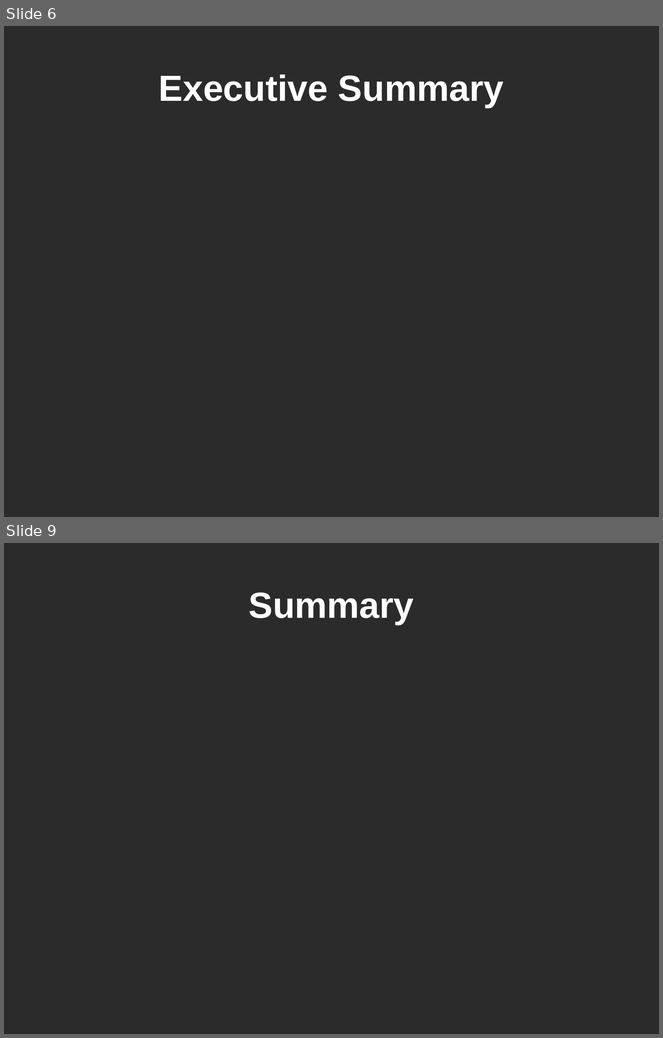
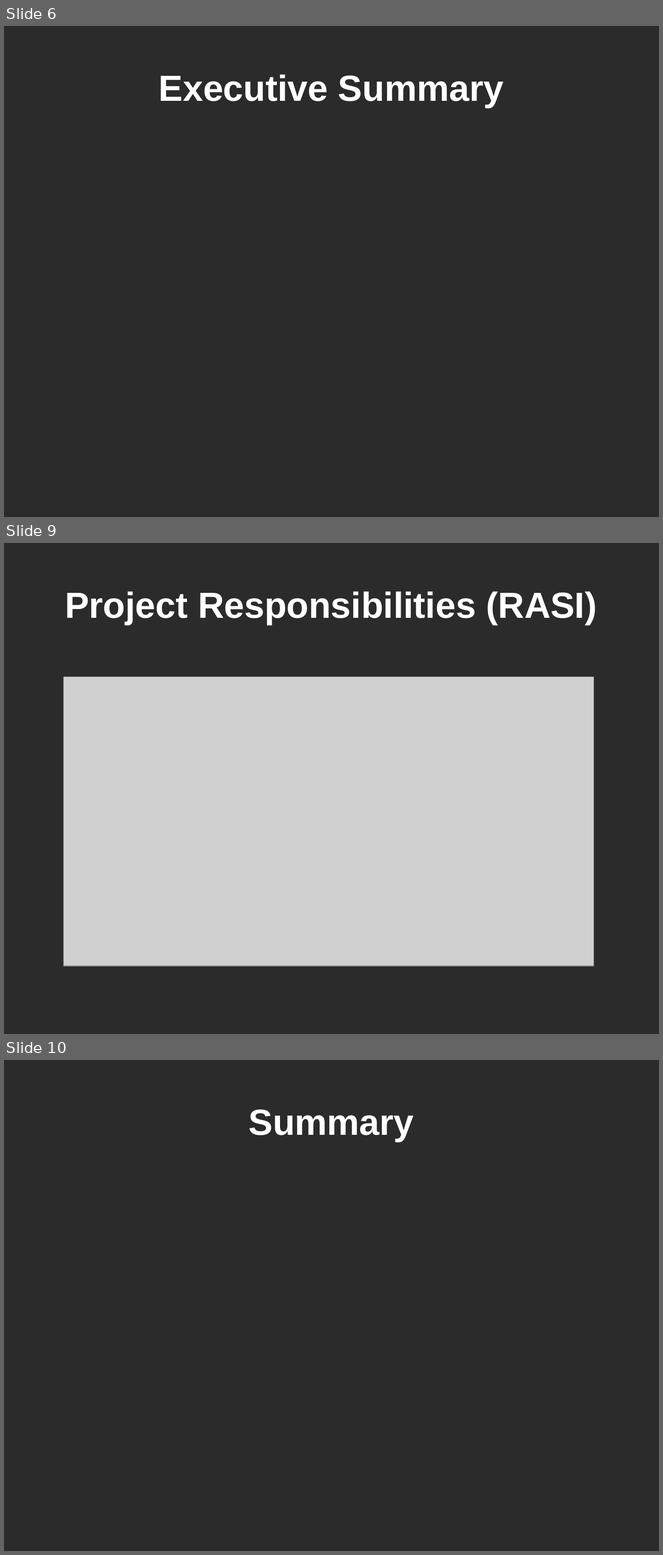
Before and after one commit to lordofhyphens/ece495a, a slide deck: forms/ProgressPresentation.odp. Shown one above the other, each under a label of ours: slides 6 and 9 before the commit, slides 6, 9 and 10 after it; the slides between them are not shown. The pictures are 663x1038 and 663x1555 pixels, drawn with LibreOffice and Linux fonts; fonts in the diff are those of the drawing; grey boxes stand for pictures; background and template pictures are left out; a plain dark background stands for a picture behind light text. Boxes give left, top, right and bottom in pixels: in the first picture for what was removed or moved away, otherwise in the second. Text is boxed around its words. In the diff, an @@ line names an element or a change of style, - is before the commit and + after.

Commit message:
Updated completion totals for my items on the AIL. Updated overview block diagram. Added some slides to the presentation intro and overview items, as well as the RASI.

```diff
--- a/forms/ProgressPresentation.odp
+++ b/forms/ProgressPresentation.odp
@@ slide 9 added at [4,543,659,1034], background picture (left out) @@
@@ title added at [65,591,597,625], 44 pt, text #FFFFFF, bold @@
+Project Responsibilities (RASI)
@@ picture added at [63,677,594,966] @@
@@ what was slide 9 is now slide 10 @@
```
Also in this commit, not shown: 4 slides changed, 1 other slide added, 1 slide removed, 2 other files.
